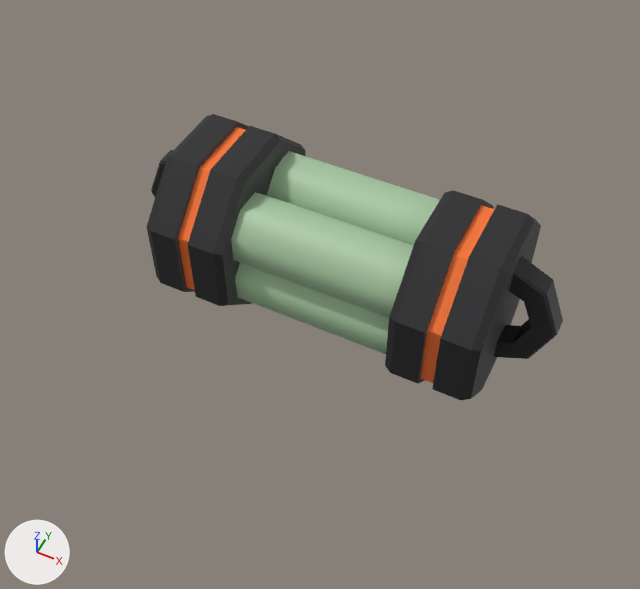
What one commit did to the FBX model Abscondence Beta - Project/Assets/Models/Medkit_Large.fbx.
The view is the same before and after, from a 50 mm camera at (1.02, -2.24, 2.86) aimed at (-0.02, -0.15, 0.24). The axes (+X, +Y, +Z) are drawn at lower left. The lights are the same throughout. Where no turn or scale is listed for an object, it has been applied to the vertices.

In view in the first picture: 'Medkit_Large'.
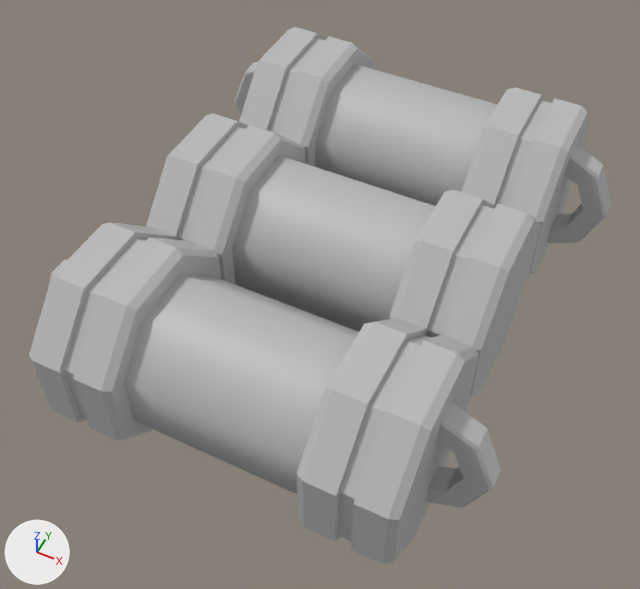
What differs and where, as boxes [x1, y1, x2, y2] in the pictures (640 x 589 px; the box of a moved part takes in the faces that stretch with it):
'Medkit_Large', reshaped, moved (40% wider, 87% taller)
    before: [147, 114, 563, 400]
    after: [29, 27, 611, 564]
part 1 of me_mesh, moved or reshaped
    before: [385, 190, 541, 400]
    after: [389, 190, 541, 399]
part 2 of me_mesh, moved or reshaped (not visible afterwards)
    before: [234, 158, 282, 277]
part 3 of me_mesh, moved or reshaped
    before: [267, 151, 440, 245]
    after: [232, 155, 436, 332]
part 4 of me_mesh, moved or reshaped (not visible before)
    after: [315, 64, 498, 206]
part 5 of me_mesh, moved or reshaped
    before: [151, 150, 173, 197]
    after: [234, 62, 257, 115]
part 6 of me_mesh, moved or reshaped
    before: [494, 256, 563, 359]
    after: [547, 144, 611, 243]
part 7 of me_mesh, moved or reshaped
    before: [147, 114, 305, 306]
    after: [29, 222, 221, 441]
part 8 of me_mesh, added
    after: [297, 318, 479, 564]
part 9 of me_mesh, moved or reshaped
    before: [231, 193, 414, 318]
    after: [123, 274, 359, 494]
part 10 of me_mesh, added
    after: [48, 260, 67, 288]
part 11 of me_mesh, added
    after: [146, 113, 305, 285]
part 12 of me_mesh, added
    after: [426, 401, 501, 507]
part 13 of me_mesh, added
    after: [239, 27, 374, 167]
part 14 of me_mesh, added
    after: [462, 87, 590, 274]
part 15 of me_mesh, deleted (green)
    before: [235, 263, 389, 354]

Patch to the scene script:
```diff
--- a/Abscondence Beta - Project/Assets/Models/Medkit_Large.fbx.py
+++ b/Abscondence Beta - Project/Assets/Models/Medkit_Large.fbx.py
@@ me_mesh @@
 me_mesh.from_pydata(...)  # 336 vertices, 272 faces; spans x -0.88..0.88, y -0.35..0.35, z -0.35..0.35
-me_mesh.materials.append(mat_metal)  # black #252326
-me_mesh.materials.append(mat_transparent)  # green #a8c8a2
-me_mesh.materials.append(mat_orange)  # orange #ff7830
+# me_mesh part 1: the loose piece of 81 vertices spanning x 0.34..0.68, y -0.35..0.35, z -0.35..0.35 is moved by (0.0, 0.0, 0.35), in mat_lambert1 (grey #bcbcbc)
+# me_mesh part 2: the loose piece of 9 vertices spanning x -0.34, y -0.31..0.31, z -0.31..0.32 is moved by (0.0, 0.7, 0.35), in mat_lambert1 (grey #bcbcbc)
+# me_mesh part 3: the loose piece of 24 vertices spanning x -0.34..0.34, y 0.01..0.28, z -0.03..0.24 is scaled about its middle by (1.52, 2, 2), then moved by (0.0, -0.14, 0.25), in mat_lambert1 (grey #bcbcbc)
+# me_mesh part 4: the loose piece of 24 vertices spanning x -0.34..0.34, y 0.01..0.28, z -0.24..0.03 is scaled about its middle by (1.52, 2, 2), then moved by (0.0, 0.56, 0.47), in mat_lambert1 (grey #bcbcbc)
+# me_mesh part 5: the loose piece of 30 vertices spanning x -0.88..-0.62, y -0.05..0.05, z -0.25..0.26 is moved by (0.0, 0.69, 0.35), in mat_lambert1 (grey #bcbcbc)
+# me_mesh part 6: the loose piece of 30 vertices spanning x 0.62..0.88, y -0.05..0.05, z -0.25..0.26 is moved by (0.0, 0.69, 0.35), in mat_lambert1 (grey #bcbcbc)
+# me_mesh part 7: the loose piece of 81 vertices spanning x -0.68..-0.34, y -0.35..0.35, z -0.35..0.35 is moved by (0.0, -0.7, 0.35), in mat_lambert1 (grey #bcbcbc)
+# me_mesh part 8: the loose piece of 81 vertices spanning x 0.34..0.68, y -0.35..0.35, z -0.35..0.35 is copied, and the copy is moved by (0.0, -0.7, 0.35), in mat_lambert1 (grey #bcbcbc); it spans x 0.34..0.68, y -1.05..-0.35, z 0.0..0.71
+# me_mesh part 9: the loose piece of 24 vertices spanning x -0.34..0.34, y -0.27..0.0, z -0.03..0.24 is scaled about its middle by (1.52, 2, 2), then moved by (0.0, -0.57, 0.25), in mat_lambert1 (grey #bcbcbc)
+# me_mesh part 10: the loose piece of 30 vertices spanning x -0.88..-0.62, y -0.05..0.05, z -0.25..0.26 is copied, and the copy is moved by (0.0, -0.7, 0.35), in mat_lambert1 (grey #bcbcbc); it spans x -0.88..-0.62, y -0.75..-0.65, z 0.11..0.61
+# me_mesh part 11: the loose piece of 81 vertices spanning x -0.68..-0.34, y -0.35..0.35, z -0.35..0.35 is copied, and the copy is moved by (0.0, 0.0, 0.35), in mat_lambert1 (grey #bcbcbc); it spans x -0.68..-0.34, y -0.36..0.35, z 0.0..0.71
+# me_mesh part 12: the loose piece of 30 vertices spanning x 0.62..0.88, y -0.05..0.05, z -0.25..0.26 is copied, and the copy is moved by (0.0, -0.7, 0.35), in mat_lambert1 (grey #bcbcbc); it spans x 0.62..0.88, y -0.75..-0.65, z 0.11..0.61
+# me_mesh part 13: the loose piece of 81 vertices spanning x -0.68..-0.34, y -0.35..0.35, z -0.35..0.35 is copied, and the copy is moved by (0.0, 0.7, 0.35), in mat_lambert1 (grey #bcbcbc); it spans x -0.68..-0.34, y 0.35..1.05, z 0.0..0.71
+# me_mesh part 14: the loose piece of 81 vertices spanning x 0.34..0.68, y -0.35..0.35, z -0.35..0.35 is copied, and the copy is moved by (0.0, 0.7, 0.35), in mat_lambert1 (grey #bcbcbc); it spans x 0.34..0.68, y 0.35..1.05, z 0.0..0.71
+# me_mesh part 15: the loose piece of 24 vertices spanning x -0.34..0.34, y -0.27..0.0, z -0.24..0.03 is deleted
+me_mesh.materials.append(mat_lambert1)  # grey #bcbcbc
@@ ob_medkit_large @@
 ob_medkit_large = bpy.data.objects.new('Medkit_Large', me_mesh)
-ob_medkit_large.location = (0.0, 0.0, 0.354)
+ob_medkit_large.location = (0.0, 0.0, 0.005)
```
